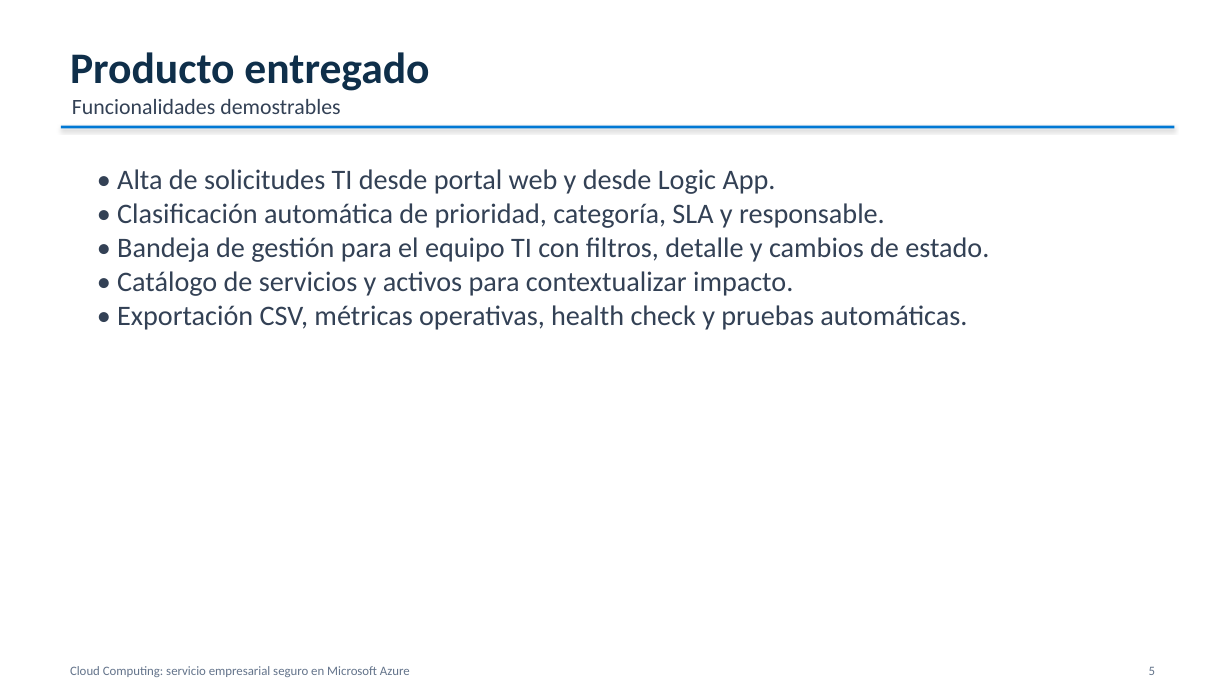
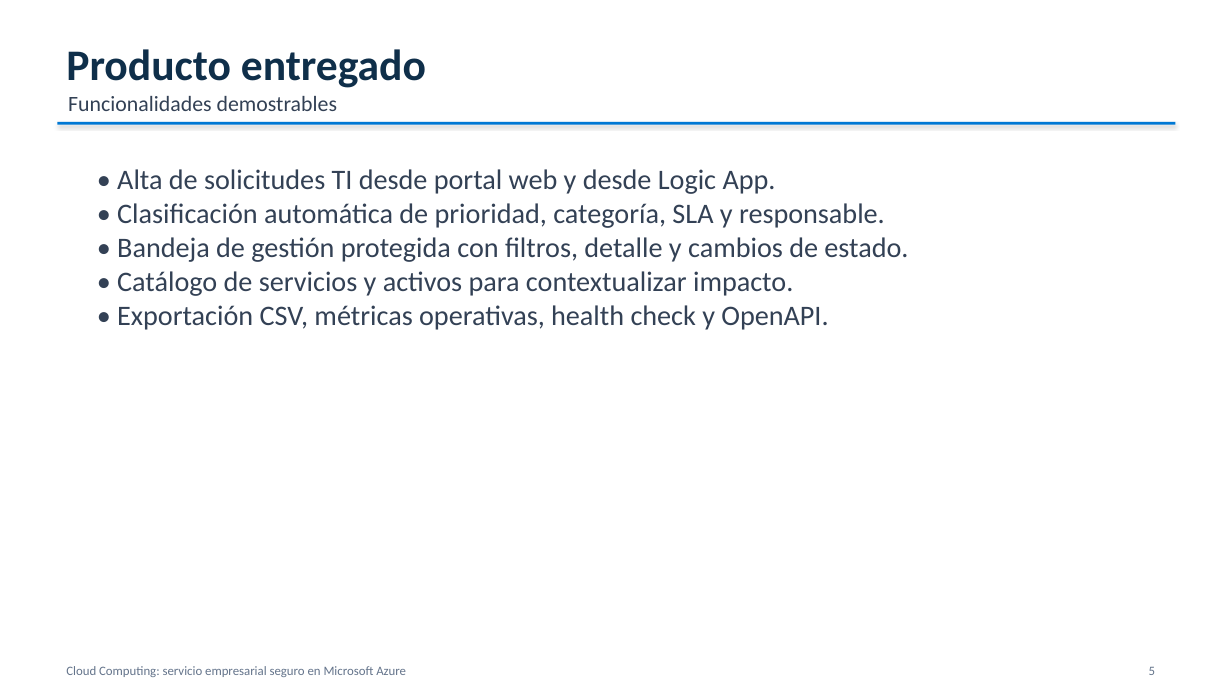
Before and after one commit to karimadrico/tfg-azure-servicio-empresarial-seguro, a slide deck: slide 5 of docs/entrega/presentacion-defensa-tfg.pptx. Drawn at 1232x693 pixels with LibreOffice and Linux fonts; fonts in the diff are those of the drawing. Boxes give left, top, right and bottom in pixels: in the first picture for what was removed or moved away, otherwise in the second. Text is boxed around its words. In the diff, an @@ line names an element or a change of style, - is before the commit and + after.

```diff
--- a/docs/entrega/presentacion-defensa-tfg.pptx
+++ b/docs/entrega/presentacion-defensa-tfg.pptx
@@ text "Producto entregado": place and size @@
-text "Producto entregado" at [70,52,429,91]
+text "Producto entregado" at [66,49,426,88]
@@ text "Funcionalidades demostrables": place and size @@
-text "Funcionalidades demostrables" at [72,99,340,114]
+text "Funcionalidades demostrables" at [68,96,337,111]
@@ rectangle: place and size @@
-rectangle at [61,126,1175,128]
+rectangle at [57,122,1176,125]
@@ text at [117,237,908,262]: text changed @@
-• Bandeja de gestión para el equipo TI con filtros, detalle y cambios de estado.
+• Bandeja de gestión protegida con filtros, detalle y cambios de estado.
@@ text at [117,305,828,330]: text changed @@
-• Exportación CSV, métricas operativas, health check y pruebas automáticas.
+• Exportación CSV, métricas operativas, health check y OpenAPI.
@@ text "Cloud Computing: servicio empresarial seguro ...": place and size @@
-text "Cloud Computing: servicio empresarial seguro ..." at [70,666,410,677]
+text "Cloud Computing: servicio empresarial seguro ..." at [66,666,406,677]
```
Also in this commit, not shown: 8 other slides changed, 13 other files.
